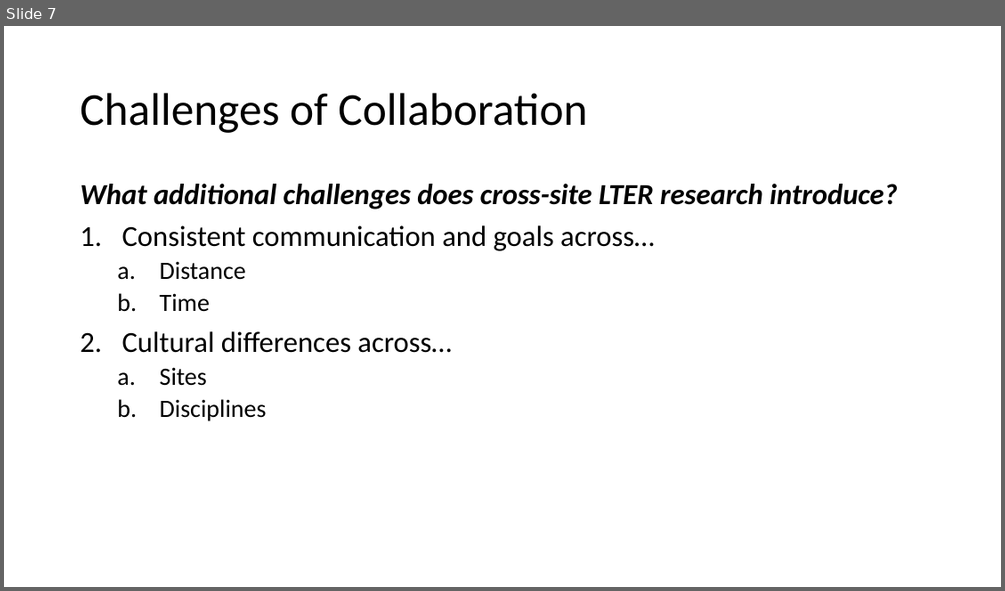
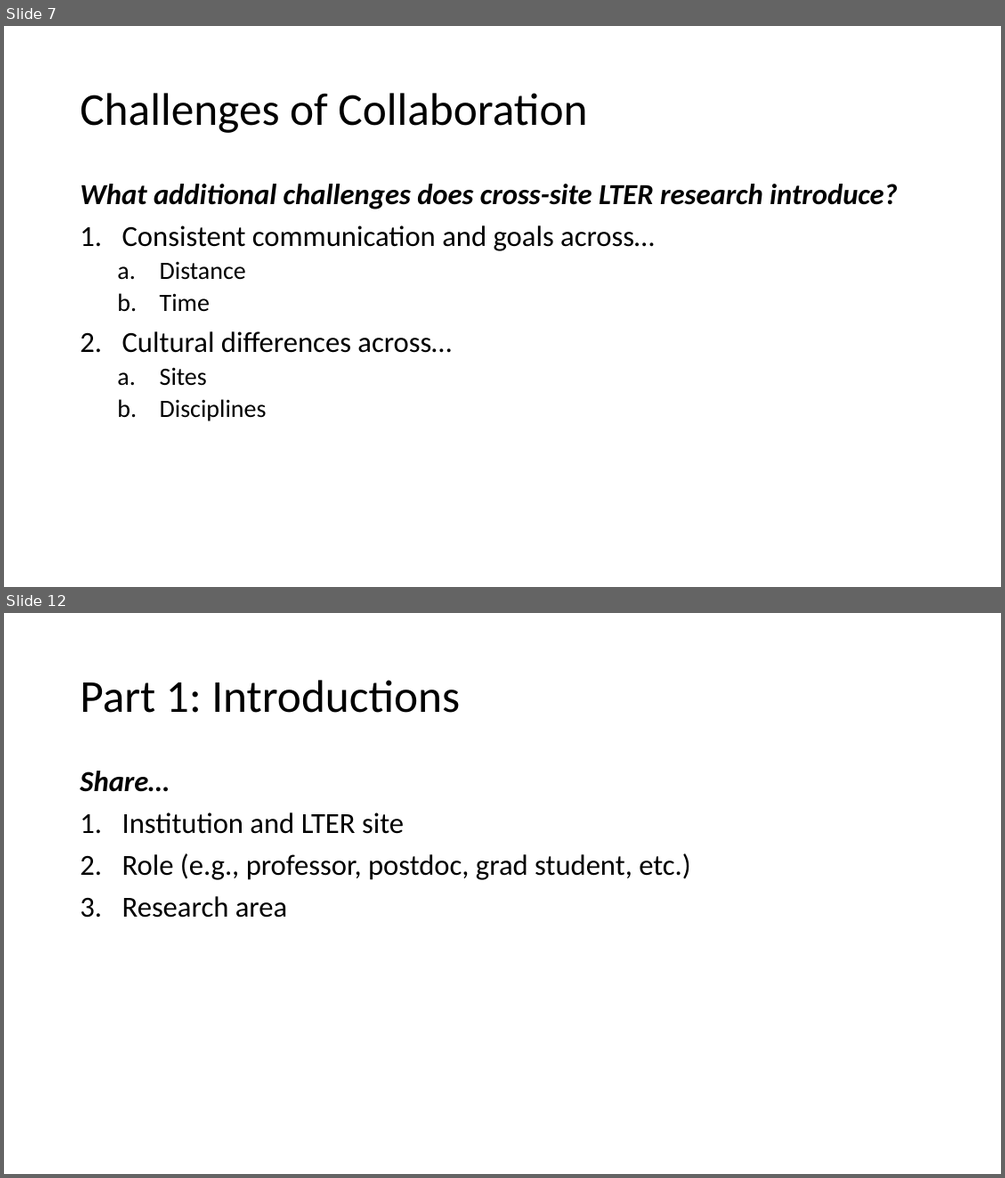
Before and after one commit to ReproducibleQM/n_commandments, a slide deck: pres_deck.pptx. Shown one above the other, each under a label of ours: slide 7 before the commit, slides 7 and 12 after it; the slides between them are not shown. The pictures are 1005x591 and 1005x1178 pixels, drawn with LibreOffice and Linux fonts; fonts in the diff are those of the drawing. Boxes give left, top, right and bottom in pixels: in the first picture for what was removed or moved away, otherwise in the second. Text is boxed around its words. In the diff, an @@ line names an element or a change of style, - is before the commit and + after.

```diff
--- a/pres_deck.pptx
+++ b/pres_deck.pptx
@@ slide 12 added at box(4, 613, 1001, 1174), background #FFFFFF @@
@@ title added at box(80, 680, 460, 713), 44 pt, text #000000 @@
+Part 1: Introductions
@@ text added at box(80, 771, 691, 917), 28 pt, text #000000 @@
+Share…
+1. Institution and LTER site
+2. Role (e.g., professor, postdoc, grad student, etc.)
+3. Research area
```
Also in this commit, not shown: 8 other slides added.
